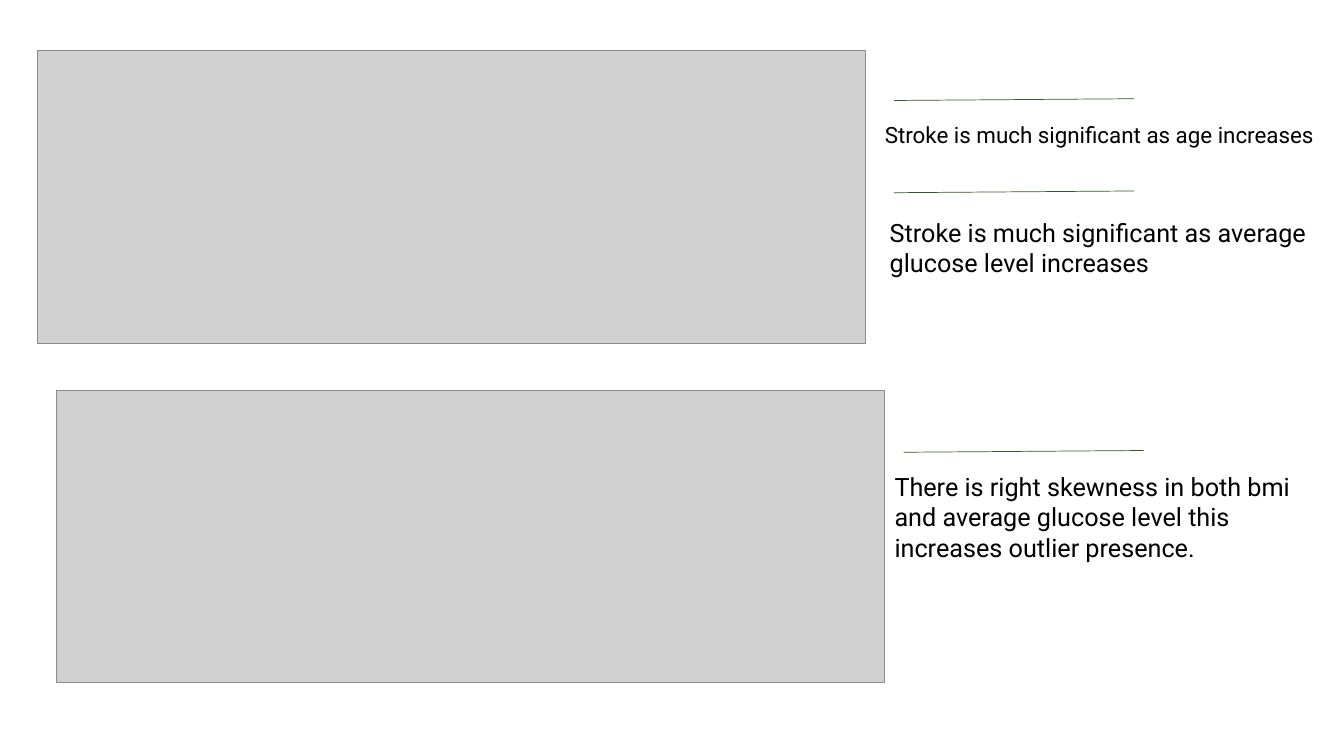
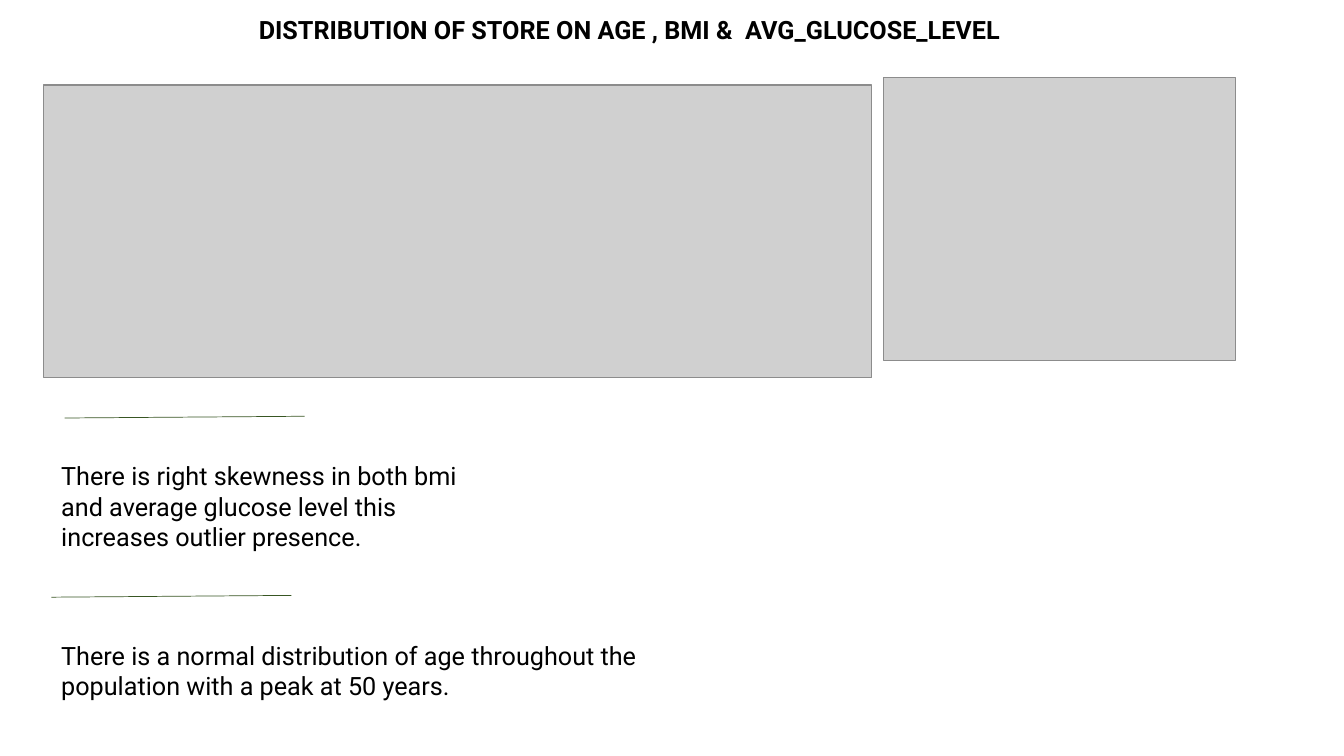
Before and after one commit to cynthiadalmas/Exploratory-data-analysis-on-stroke-dataset., a slide deck: slide 5 of STROKE DATA ANALYSIS.pptx. Drawn at 1344x756 pixels with LibreOffice and Linux fonts; fonts in the diff are those of the drawing; grey boxes stand for pictures. Boxes give left, top, right and bottom in pixels: in the first picture for what was removed or moved away, otherwise in the second. Text is boxed around its words. In the diff, an @@ line names an element or a change of style, - is before the commit and + after.

```diff
--- a/STROKE DATA ANALYSIS.pptx
+++ b/STROKE DATA ANALYSIS.pptx
@@ text added at (259,21,1000,42), 18 pt, text #000000, bold @@
+DISTRIBUTION OF STORE ON AGE , BMI & AVG_GLUCOSE_LEVEL
@@ picture removed at (37,51,866,345) @@
@@ picture: place and size @@
-picture at (56,390,885,684)
+picture at (43,85,872,378)
@@ picture added at (884,78,1236,360) @@
@@ text removed at (885,126,1314,148) @@
-Stroke is much significant as age increases
@@ line removed from (894, 193) to (1134, 191) @@
@@ text removed at (890,223,1306,278) @@
-Stroke is much significant as average glucose level increases
@@ line moved from (903, 453) - (1144, 451) to (65, 418) - (304, 416) @@
@@ text "There is right skewness in ...": place and size @@
-text "There is right skewness in ..." at (895,477,1289,562)
+text "There is right skewness in ..." at (61,466,456,551)
@@ line moved from (894, 101) - (1134, 99) to (51, 597) - (291, 596) @@
@@ text added at (61,646,636,701), 18 pt, text #000000 @@
+There is a normal distribution of age throughout the population with a peak at 50 years.
```
Also in this commit, not shown: 4 other slides changed, 1 slide added, 2 slides removed.
